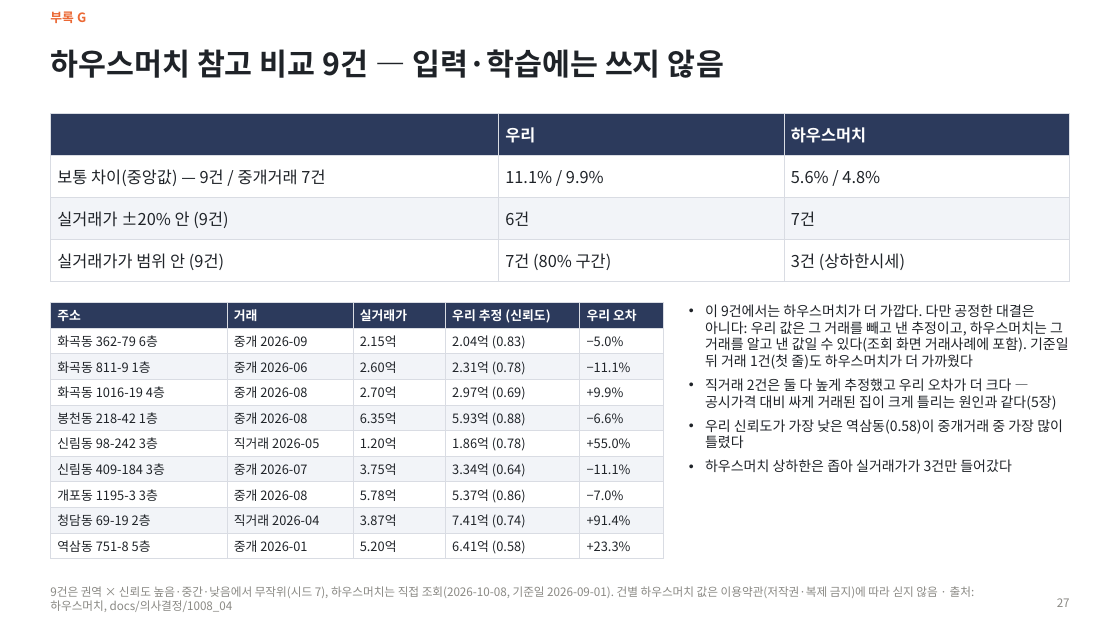
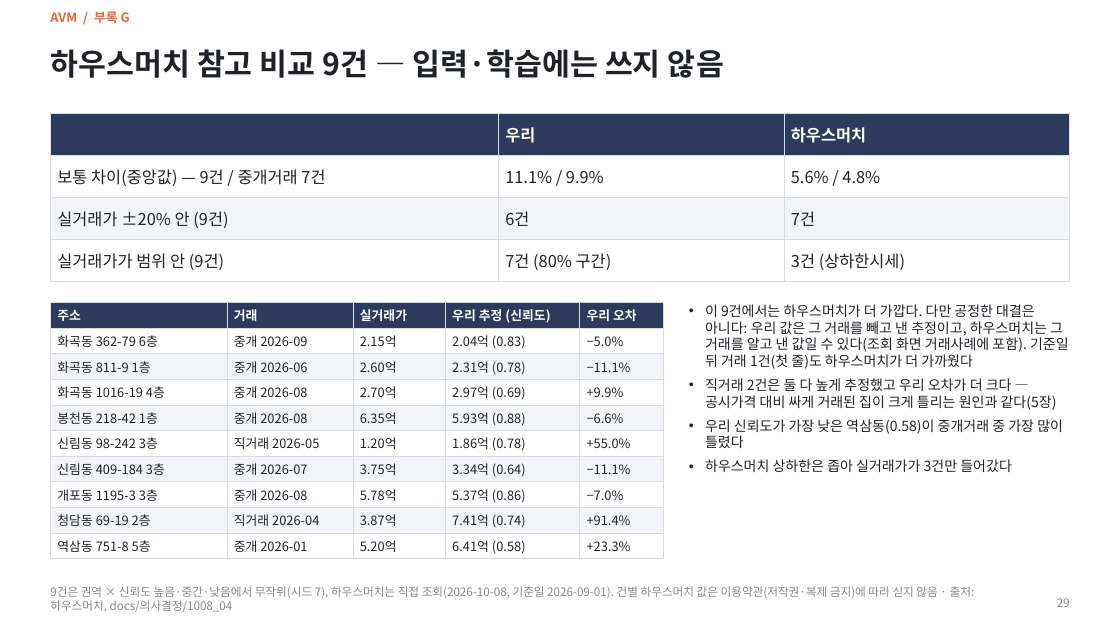
Before and after one commit to KimInSeok-DA/DA_Seoul_Villa_AVM, a slide deck: slide 29 of presentation/AVM_발표.pptx (slide 27 before the commit). Drawn at 1120x630 pixels with LibreOffice and Linux fonts; fonts in the diff are those of the drawing. Boxes give left, top, right and bottom in pixels: in the first picture for what was removed or moved away, otherwise in the second. Text is boxed around its words. In the diff, an @@ line names an element or a change of style, - is before the commit and + after.

```diff
--- a/presentation/AVM_발표.pptx
+++ b/presentation/AVM_발표.pptx
@@ text at [50, 11, 130, 23]: text changed @@
-부록 G
+AVM / 부록 G
@@ page number at [1057, 598, 1070, 607]: text changed @@
-27
+29
```
Also in this commit, not shown: 24 other slides changed, 2 slides added, 9 other files.
